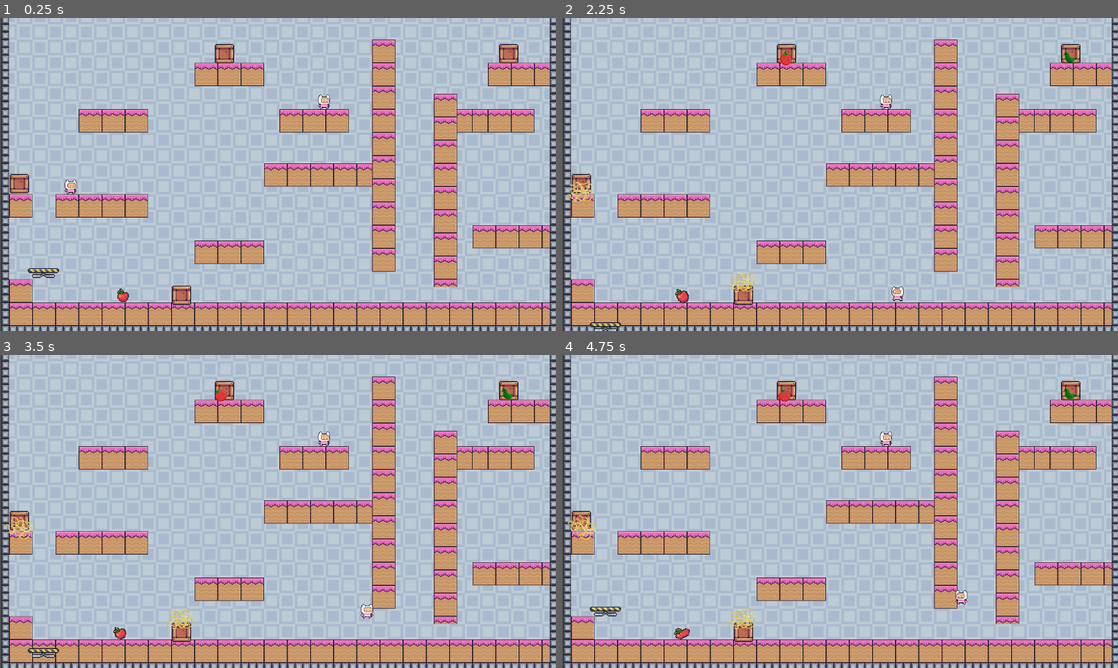
Above: before the commit, frames 1-4 (two rows, left to right).
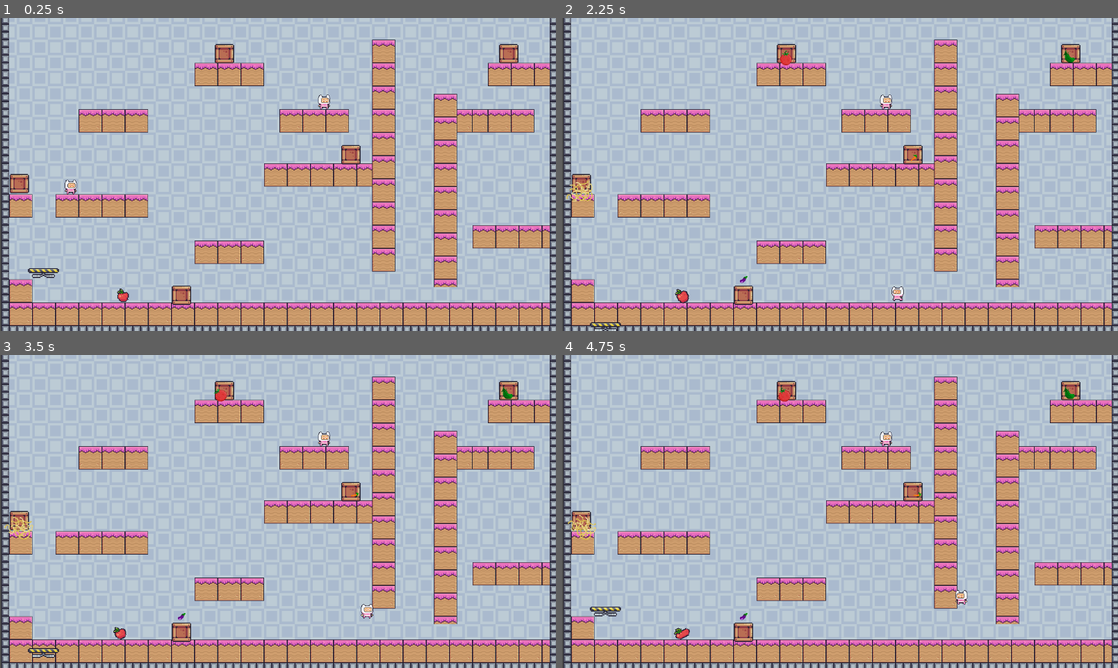
Above: after the commit, the same moments.

Repository: queer-frogs/undercooked
Game: Godot game, scene res://node.tscn
Two runs of this game, one before a commit and one after it. Both use one fixed random seed, a clock stepped at 60 frames per second and the inputs below.
Inputs:
- Up to frame 1 (0.25 s): no input
- Up to frame 2 (2.25 s): hold Right (move_right_1) 0.53-2.03 s; tap Alt (dash_1) at 0.6 s; tap Shift (jump_1) at 0.77, 1.52 s; tap Q (dash_2) at 1.35 s; hold Left (move_left_1) from 2.03 s (still down); tap E (interact) at 2.1 s
- Up to frame 3 (3.5 s): release Left (move_left_1) at 2.78 s; hold Right (move_right_1) from 2.78 s (still down); tap Alt (dash_1) at 2.85 s; tap Shift (jump_1) at 3.02 s
- Up to frame 4 (4.75 s): tap Q (dash_2) at 3.6 s; tap Shift (jump_1) at 3.77, 4.52 s; release Right (move_right_1) at 4.28 s; hold Left (move_left_1) from 4.28 s (still down); tap E (interact) at 4.35 s

The runs differ from the first frame. In frame 1, 0.2% of the frame differs, in the area x 61-65%, y 40-47%; in frame 2, 0.4%, in the area x 29-65%, y 40-88%; in frame 3, 0.4%; in frame 4, 0.4%.

Commit message:
all caisses are beautiful

Diff:
--- a/Ingredient.gd
+++ b/Ingredient.gd
@@ -25,6 +25,12 @@
 	elif itemType == "coal":
 		$Sprite.play("coal")
 		chopResult = "coal"
+	elif itemType == "Eggplant":
+		$Sprite.play("eggplant")
+		chopResult = "choppedEggplant"
+	elif itemType == "Carrot":
+		$Sprite.play("carrot")
+		chopResult = "choppedCarrot"
 	else:
 		printerr("Error : the type provided is not supported.")
 
--- a/ingredient.tscn
+++ b/ingredient.tscn
@@ -1,11 +1,13 @@
-[gd_scene load_steps=49 format=3 uid="uid://dt7wai2rc6o6e"]
+[gd_scene load_steps=53 format=3 uid="uid://dt7wai2rc6o6e"]
 
 [ext_resource type="Script" path="res://Ingredient.gd" id="1_okdlo"]
 [ext_resource type="Texture2D" uid="uid://bmw40u13l6dwp" path="res://assets_temporaires/Items/Fruits/Apple.png" id="2_migk8"]
 [ext_resource type="Texture2D" uid="uid://d33vfdqi7jyur" path="res://assets_temporaires/Items/Fruits/Bananas.png" id="3_4qtkn"]
 [ext_resource type="Texture2D" uid="uid://dt35rkkbjyq6y" path="res://vrais assets/coal-1.png.png" id="4_0i72n"]
+[ext_resource type="Texture2D" uid="uid://cm44blmaultpb" path="res://vrais assets/carott.png.png" id="4_by7s0"]
 [ext_resource type="Texture2D" uid="uid://btyqlid3mmqqf" path="res://vrais assets/noodle-1.png.png" id="5_ekno7"]
 [ext_resource type="Texture2D" uid="uid://b7a11ihhouwye" path="res://vrais assets/tomato-1.png.png" id="6_02sur"]
+[ext_resource type="Texture2D" uid="uid://cwabsu7usk5ps" path="res://vrais assets/eggplant.png" id="6_ilhjv"]
 [ext_resource type="Texture2D" uid="uid://bwl7ab0ti8t3l" path="res://vrais assets/zucchini.png" id="7_70286"]
 
 [sub_resource type="CircleShape2D" id="CircleShape2D_q7m2h"]
@@ -147,9 +149,17 @@
 atlas = ExtResource("3_4qtkn")
 region = Rect2(512, 0, 32, 32)
 
+[sub_resource type="AtlasTexture" id="AtlasTexture_10x1i"]
+atlas = ExtResource("4_by7s0")
+region = Rect2(0, 0, 16, 16)
+
 [sub_resource type="AtlasTexture" id="AtlasTexture_psyyl"]
 atlas = ExtResource("4_0i72n")
 region = Rect2(0, 0, 32, 32)
+
+[sub_resource type="AtlasTexture" id="AtlasTexture_nq8vv"]
+atlas = ExtResource("6_ilhjv")
+region = Rect2(0, 0, 16, 16)
 
 [sub_resource type="AtlasTexture" id="AtlasTexture_7jmvt"]
 atlas = ExtResource("5_ekno7")
@@ -279,10 +289,26 @@
 }, {
 "frames": [{
 "duration": 1.0,
+"texture": SubResource("AtlasTexture_10x1i")
+}],
+"loop": true,
+"name": &"carrot",
+"speed": 5.0
+}, {
+"frames": [{
+"duration": 1.0,
 "texture": SubResource("AtlasTexture_psyyl")
 }],
 "loop": true,
 "name": &"coal",
+"speed": 5.0
+}, {
+"frames": [{
+"duration": 1.0,
+"texture": SubResource("AtlasTexture_nq8vv")
+}],
+"loop": true,
+"name": &"eggplant",
 "speed": 5.0
 }, {
 "frames": [{
@@ -325,7 +351,7 @@
 texture_filter = 1
 scale = Vector2(0.975, 0.975)
 sprite_frames = SubResource("SpriteFrames_p6m21")
-animation = &"noodles"
+animation = &"eggplant"
 
 [node name="PickArea" type="Area2D" parent="."]
 collision_layer = 2
--- a/node.tscn
+++ b/node.tscn
@@ -536,16 +536,25 @@
 metadata/_edit_group_ = true
 
 [node name="Item" parent="." instance=ExtResource("6_rdx3k")]
-
 position = Vector2(256, 578)
-
-[node name="Box of Zucchini" parent="." instance=ExtResource("6_hyvq5")]
-position = Vector2(1054, 84)
 
 [node name="Box of Tomatoes" parent="." instance=ExtResource("6_hyvq5")]
 position = Vector2(465, 84)
 ingredient_type = "Tomato"
 
+[node name="Box of Zucchini" parent="." instance=ExtResource("6_hyvq5")]
+position = Vector2(1054, 84)
+
 [node name="Box of Noodles" parent="." instance=ExtResource("6_hyvq5")]
 position = Vector2(40, 353)
 ingredient_type = "Noodles"
+
+[node name="Box of Carrots" parent="." instance=ExtResource("6_hyvq5")]
+position = Vector2(727, 293)
+ingredient_type = "Carrot"
+
+[node name="Box of Eggplants" parent="." instance=ExtResource("6_hyvq5")]
+position = Vector2(1649, 443)
+ingredient_type = "Eggplant"
+
+[node name="Boxes" type="Node" parent="."]
Binary file added: vrais assets/carott.png.png
Not shown, added: vrais assets/carott.png.png.import
Binary file added: vrais assets/eggplant.png
Not shown, added: vrais assets/eggplant.png.import
Binary file added: vrais assets/noodle_boiled.png
Not shown, added: vrais assets/noodle_boiled.png.import
